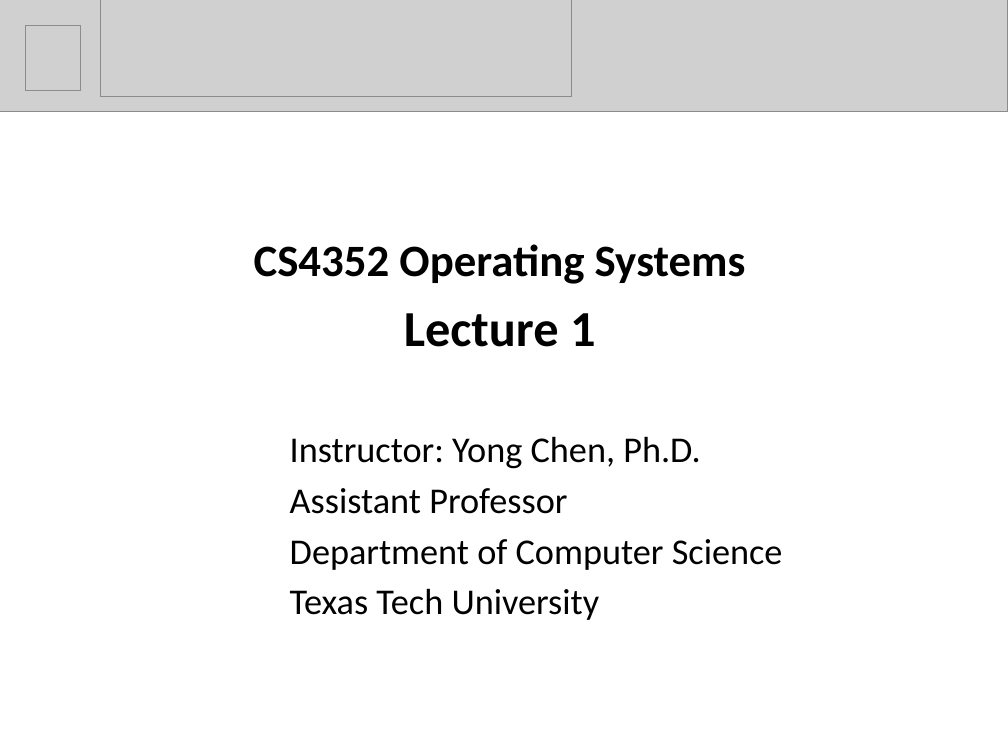
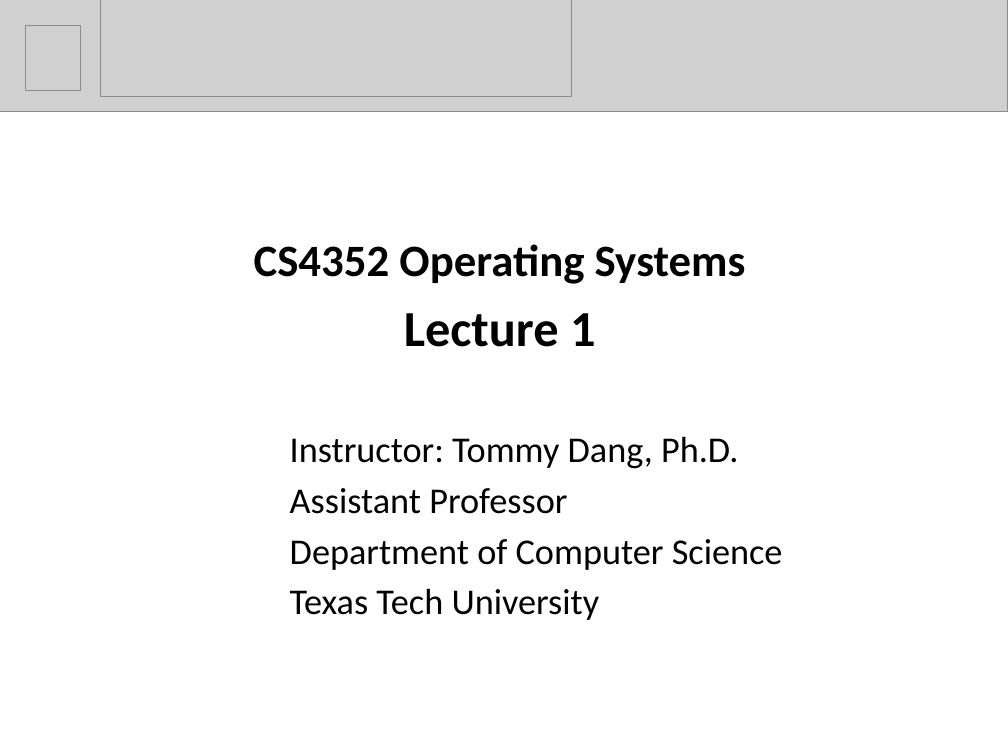
Before and after one commit to iDataVisualizationLab/CS4352_Fall2018, a slide deck: slide 1 of slides/Lecture01.pptx. Drawn at 1008x756 pixels with LibreOffice and Linux fonts; fonts in the diff are those of the drawing; grey boxes stand for pictures. Boxes give left, top, right and bottom in pixels: in the first picture for what was removed or moved away, otherwise in the second. Text is boxed around its words. In the diff, an @@ line names an element or a change of style, - is before the commit and + after.

Commit message:
update slides

```diff
--- a/slides/Lecture01.pptx
+++ b/slides/Lecture01.pptx
@@ text at <box>290,436,739,469</box>: text changed @@
-Instructor: Yong Chen, Ph.D.
+Instructor: Tommy Dang, Ph.D.
```
Also in this commit, not shown: 15 other slides changed, 1 other file.
